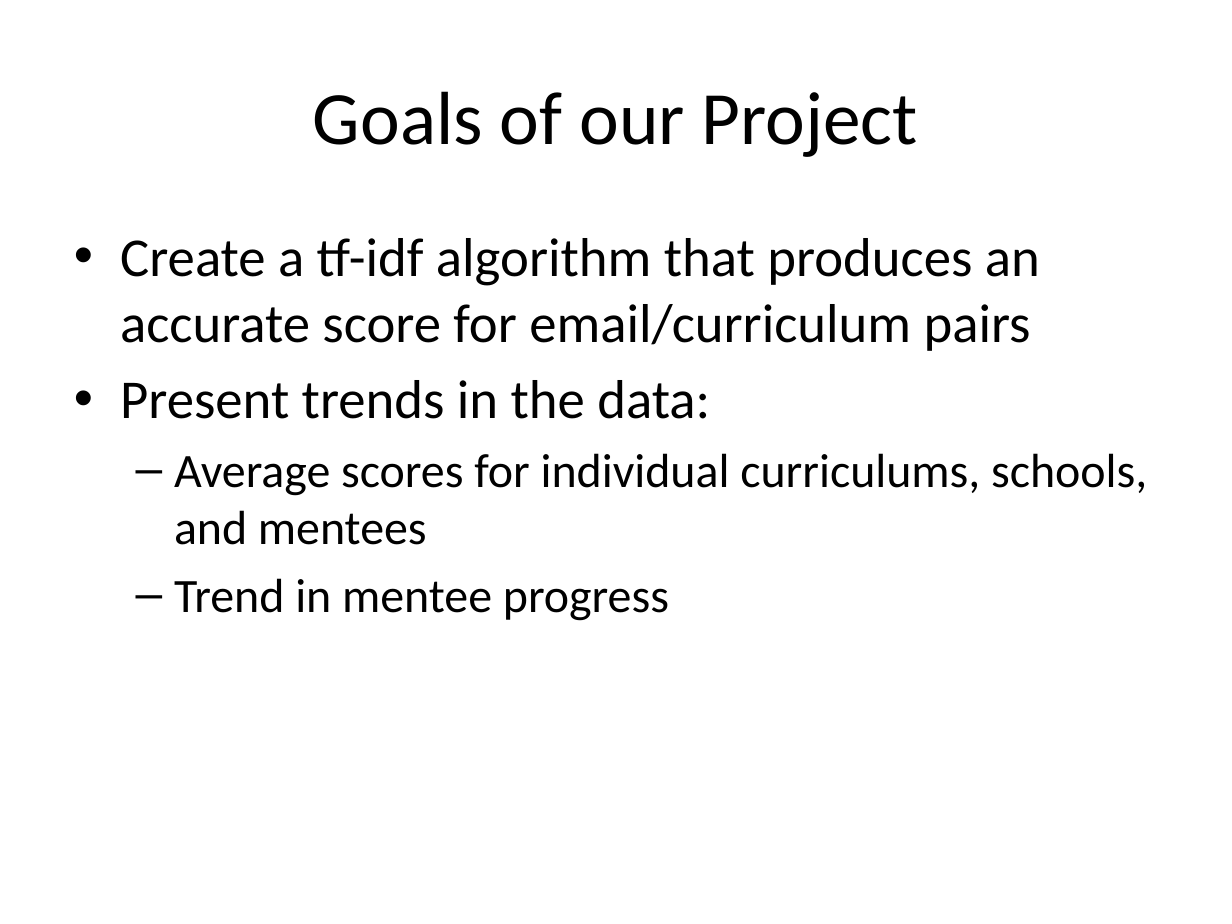
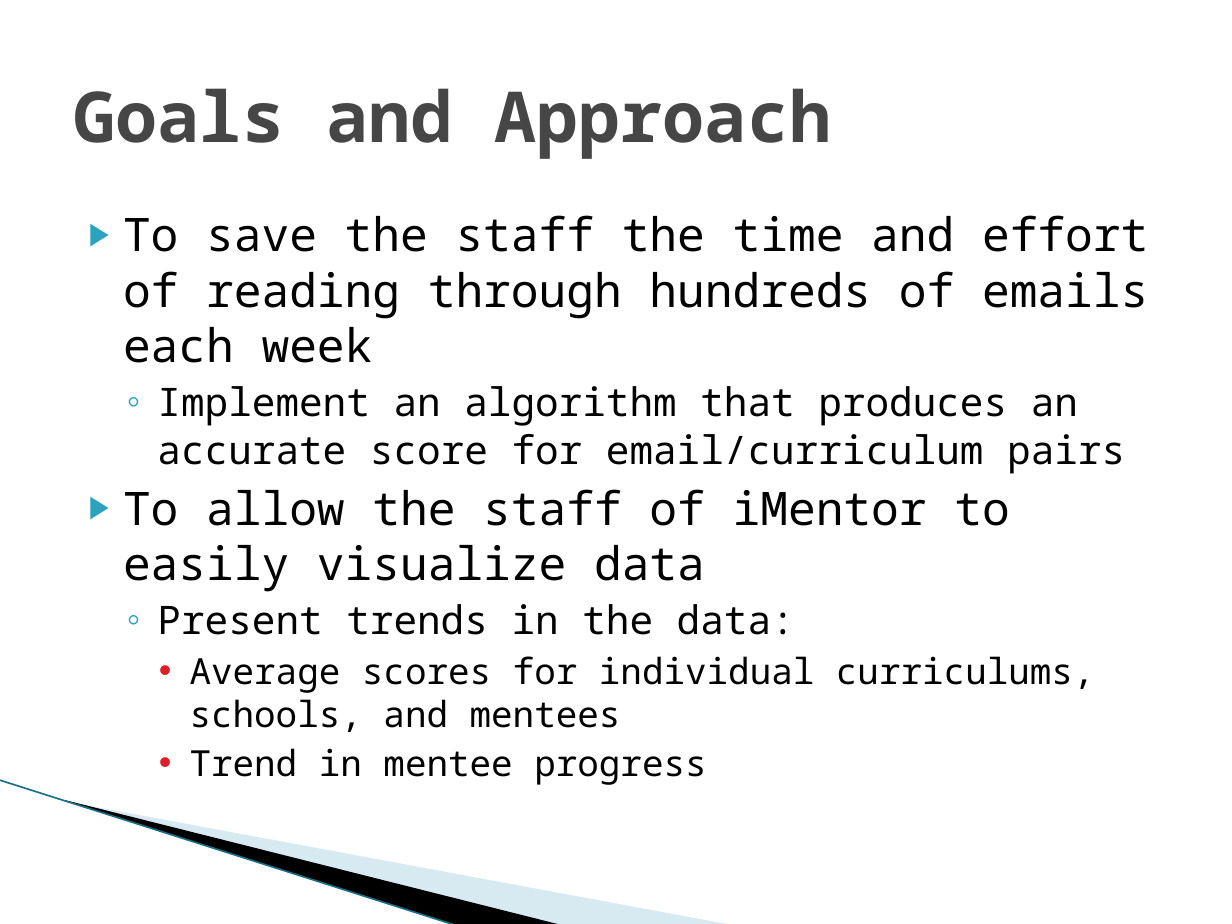
Before and after one commit to cryptogrammer/codeforgood, a slide deck: slide 2 of codeforgood.pptx. Drawn at 1232x924 pixels with LibreOffice and Linux fonts; fonts in the diff are those of the drawing; background and template pictures are left out. Boxes give left, top, right and bottom in pixels: in the first picture for what was removed or moved away, otherwise in the second. Text is boxed around its words. In the diff, an @@ line names an element or a change of style, - is before the commit and + after.

```diff
--- a/codeforgood.pptx
+++ b/codeforgood.pptx
@@ title at box(74, 88, 832, 159): text changed; size 44 to 41 pt; font Calibri to Noto Sans Mono; text colour #000000 to #464646; bold on @@
-Goals of our Project
+Goals and Approach
@@ text "To save the staff the ...": place and size @@
-text "To save the staff the ..." at box(120, 238, 1147, 621)
+text "To save the staff the ..." at box(123, 215, 1148, 785)
@@ text at box(123, 215, 1148, 592): text changed; size 32 to 27 pt; font Calibri to Noto Sans Mono @@
-• Create a tf-idf algorithm that produces an accurate score for email/curriculum pairs
+▶ To save the staff the time and effort of reading through hundreds of emails each week
+  ◦ Implement an algorithm that produces an accurate score for email/curriculum pairs
+▶ To allow the staff of iMentor to easily visualize data
@@ text at box(157, 604, 1095, 785): size 32 to 23 pt in "Present trends in the data:"; font Calibri to Noto Sans Mono in "Present trends in the data:", "Average scores for individual curriculums, schools, and ...", "Trend in mentee progress"; size 28 to 21 pt in "Average scores for individual curriculums, schools, and ...", "Trend in mentee progress"; bullet • to ◦; list level 1 to 2 in "Present trends in the data:"; bullet – to •; list level 2 to 3 in "Average scores for individual curriculums, ..."; list level 2 to 3 in "Trend in mentee progress" @@
@@ line added from (0, 780) to (457, 924), #97C5D8 0.95 pt @@
@@ freeform shape added at box(65, 800, 563, 924), fill #000000 @@
@@ freeform shape added at box(68, 801, 733, 924), fill #A0CBDC at 40% opacity @@
```
Also in this commit, not shown: 3 other slides changed.
